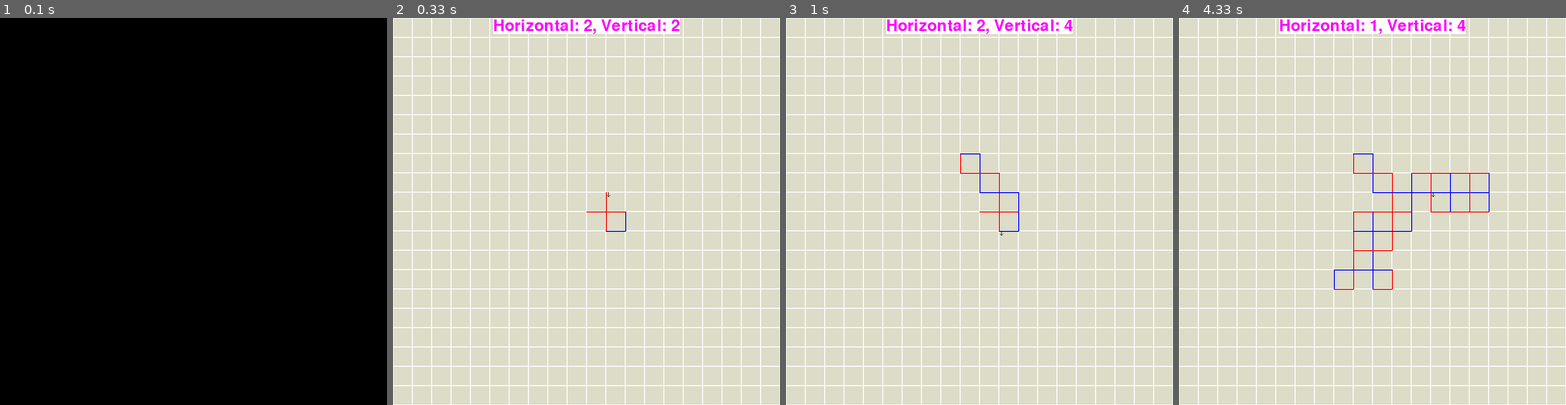
Above: before the commit, frames 1-4 (left to right).
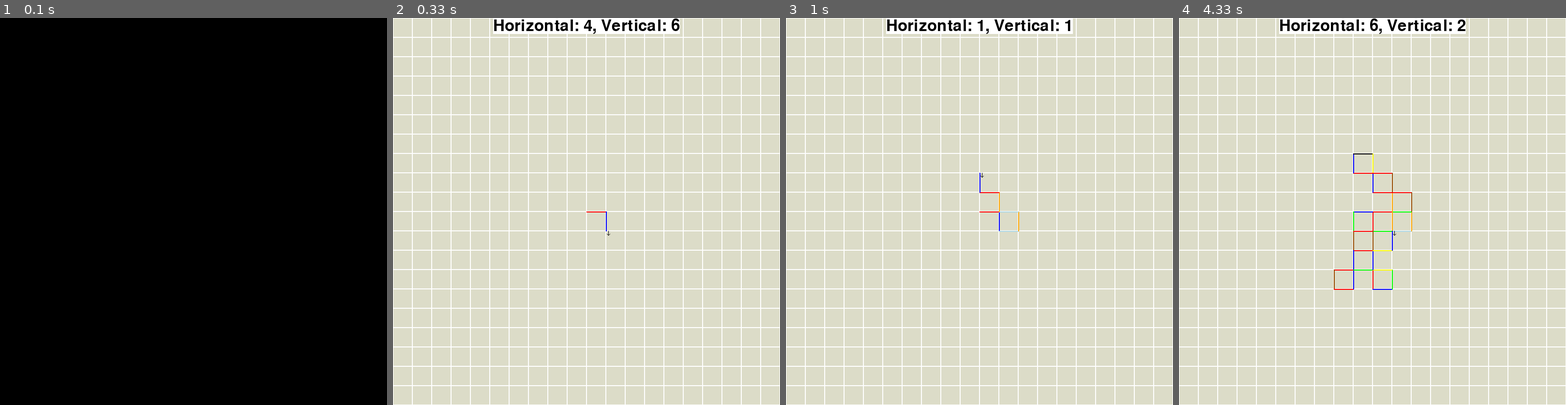
Above: after the commit, the same moments.

Repository: SoySoy4444/Random-Walk
Game: pygame game, started from simulation2.py
Two runs of this game, one before a commit and one after it. Both use one fixed random seed, a clock stepped at 60 frames per second and the inputs below.
Inputs:
- Up to frame 1 (0.1 s): no input
- Up to frame 2 (0.33 s): no input
- Up to frame 3 (1 s): tap 9 at 0.33 s; tap 1 at 0.67 s
- Up to frame 4 (4.33 s): hold 4 1.17-1.63 s; hold Up 1.17-1.63 s; tap 3 at 1.32, 2.92 s; tap 5 at 1.67 s; hold 8 2.27-2.73 s; hold Up 2.27-2.73 s; tap 2 at 2.42, 3.82 s; hold Up 2.77-3.23 s; hold Down 3.27-3.63 s; tap 1 at 3.42 s; hold Up 3.67-4.03 s; tap 6 at 4.07 s

Frame 1 is identical in both runs. In frame 2, 0.7% of the frame differs, in the area x 26-74%, y 0-57%; in frame 3, 0.8%; in frame 4, 1.3%, in the area x 26-81%, y 0-71%.

Commit message:
Add colour scheme options

Diff:
--- a/simulation2.py
+++ b/simulation2.py
@@ -2,19 +2,33 @@
 BLACK = (0, 0, 0)
 GREY = (220, 220, 200) #Background
 WHITE = (255, 255, 255) #Grid lines, dice text message background
-PINK = (255, 0, 255) #Dice text message
-
-#Lines
+PINK = (255, 0, 255) #Dice text messages
 RED = (255, 0, 0)
 GREEN = (0, 255, 0)
 BLUE = (0, 0, 255)
-#COLOURS = itertools.cycle([RED, GREEN, BLUE])
-COLOURS = itertools.cycle([RED, BLUE])
+BROWN= (150, 75, 0)
+YELLOW = (255, 255, 0)
+ORANGE = (255, 165, 0)
+LIGHTBLUE = (173, 216, 230)
+LIGHTGREEN = (144, 238, 144)
 
 windowSize = (800, 800)
 
 def main():
-    framesPerSecond = 10
+    colourSchemes = [
+        itertools.cycle([RED, BLUE]),
+        itertools.cycle([GREEN, RED, BLUE]),
+        itertools.cycle([RED, BROWN]),
+        itertools.cycle([BLACK, YELLOW]),
+        itertools.cycle([GREEN, ORANGE]),
+        itertools.cycle([YELLOW, BLUE]),
+        itertools.cycle([BLUE, PINK]),
+        itertools.cycle([LIGHTGREEN, LIGHTBLUE, GREEN]),
+        itertools.cycle([LIGHTBLUE, ORANGE]),
+    ]
+    COLOURS = colourSchemes[0] #default colour
+    framesPerSecond = 5 #default speed
+
     def pause():
         paused = True
         while paused:
@@ -66,14 +80,31 @@
                     framesPerSecond += 1
                 elif event.key == pygame.K_DOWN:
                     framesPerSecond -= 1
-
+                elif event.key == pygame.K_1:
+                    COLOURS = colourSchemes[0]
+                elif event.key == pygame.K_2:
+                    COLOURS = colourSchemes[1]
+                elif event.key == pygame.K_3:
+                    COLOURS = colourSchemes[2]
+                elif event.key == pygame.K_4:
+                    COLOURS = colourSchemes[3]
+                elif event.key == pygame.K_5:
+                    COLOURS = colourSchemes[4]
+                elif event.key == pygame.K_6:
+                    COLOURS = colourSchemes[5]
+                elif event.key == pygame.K_7:
+                    COLOURS = colourSchemes[6]
+                elif event.key == pygame.K_8:
+                    COLOURS = colourSchemes[7]
+                elif event.key == pygame.K_9:
+                    COLOURS = colourSchemes[8]
         #Generate the dice pair
         die1 = random.randint(1, 6)
         die2 = random.randint(1, 6)
 
         #Load the dice message
         diceText = "Horizontal: %s, Vertical: %s" % (die1, die2)
-        diceMessage = myriadProFont.render(diceText, 1, PINK, WHITE)
+        diceMessage = myriadProFont.render(diceText, 1, BLACK, WHITE)
         diceMessageSize = diceMessage.get_size()
 
         #Horizontal line
@@ -97,7 +128,6 @@
         screen.blit(diceMessage, (windowSize[0]//2 - diceMessageSize[0]//2 , 0))
         currentGridScreen = screen.copy()
         screen.blit(arrow, (arrowX, arrowY))
-        pygame.draw.line(screen, next(COLOURS), currentPosition, newPosition, 2)
         currentPosition = newPosition[:]
         pygame.display.update()
 
